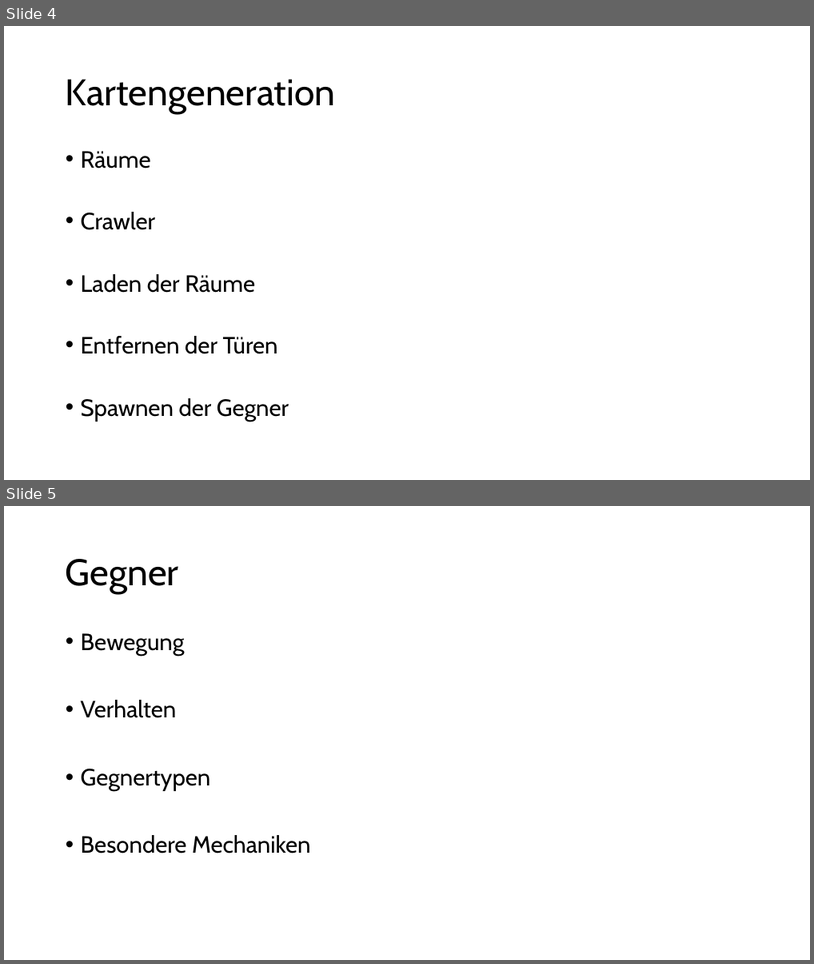
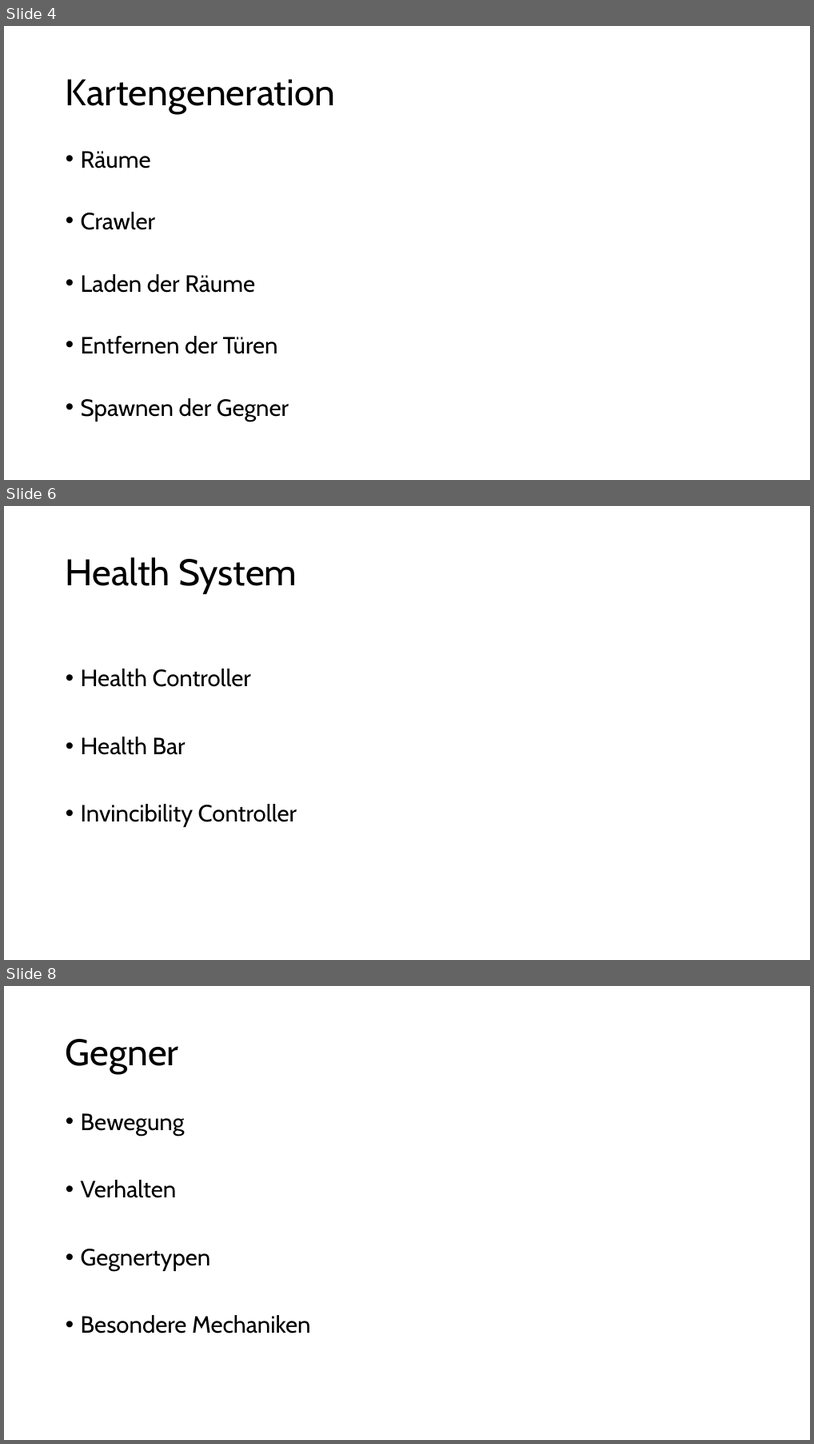
Before and after one commit to jjfeldii/pixel-purge, a slide deck: PixelPurge_Gegner + Design.pptx. Shown one above the other, each under a label of ours: slides 4 and 5 before the commit, slides 4, 6 and 8 after it; the slides between them are not shown. The pictures are 814x964 and 814x1444 pixels, drawn with LibreOffice and Linux fonts; fonts in the diff are those of the drawing. Boxes give left, top, right and bottom in pixels: in the first picture for what was removed or moved away, otherwise in the second. Text is boxed around its words. In the diff, an @@ line names an element or a change of style, - is before the commit and + after.

```diff
--- a/PixelPurge_Gegner + Design.pptx
+++ b/PixelPurge_Gegner + Design.pptx
@@ slide 6 added at bbox=[4, 506, 810, 960], background #FFFFFF @@
@@ title added at bbox=[66, 557, 297, 594], 44 pt, text #000000 @@
+Health System
@@ text added at bbox=[81, 668, 297, 827], 28 pt, text #000000 @@
+• Health Controller
+• Health Bar
+• Invincibility Controller
@@ what was slide 5 is now slide 8 @@
```
Also in this commit, not shown: 1 slide changed, 2 other slides added.
